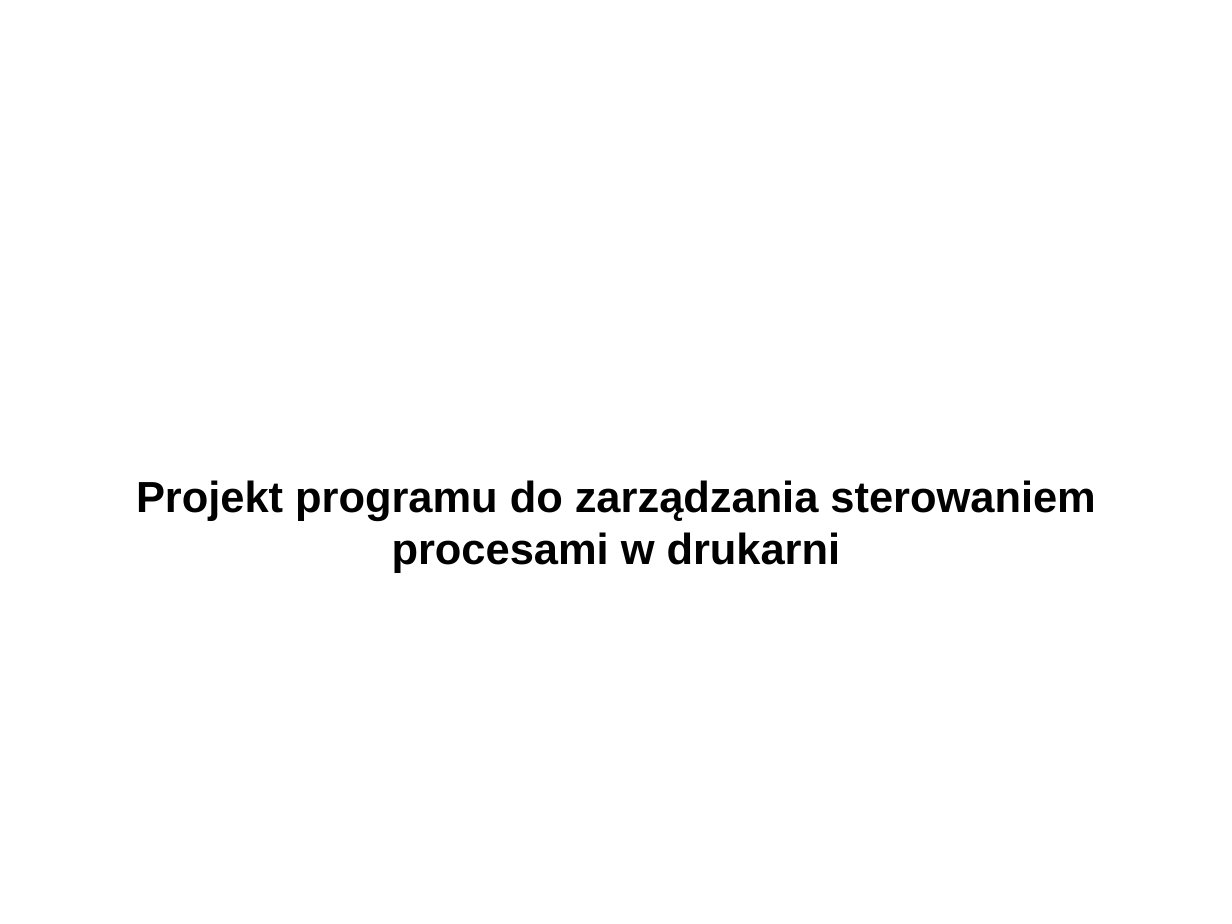
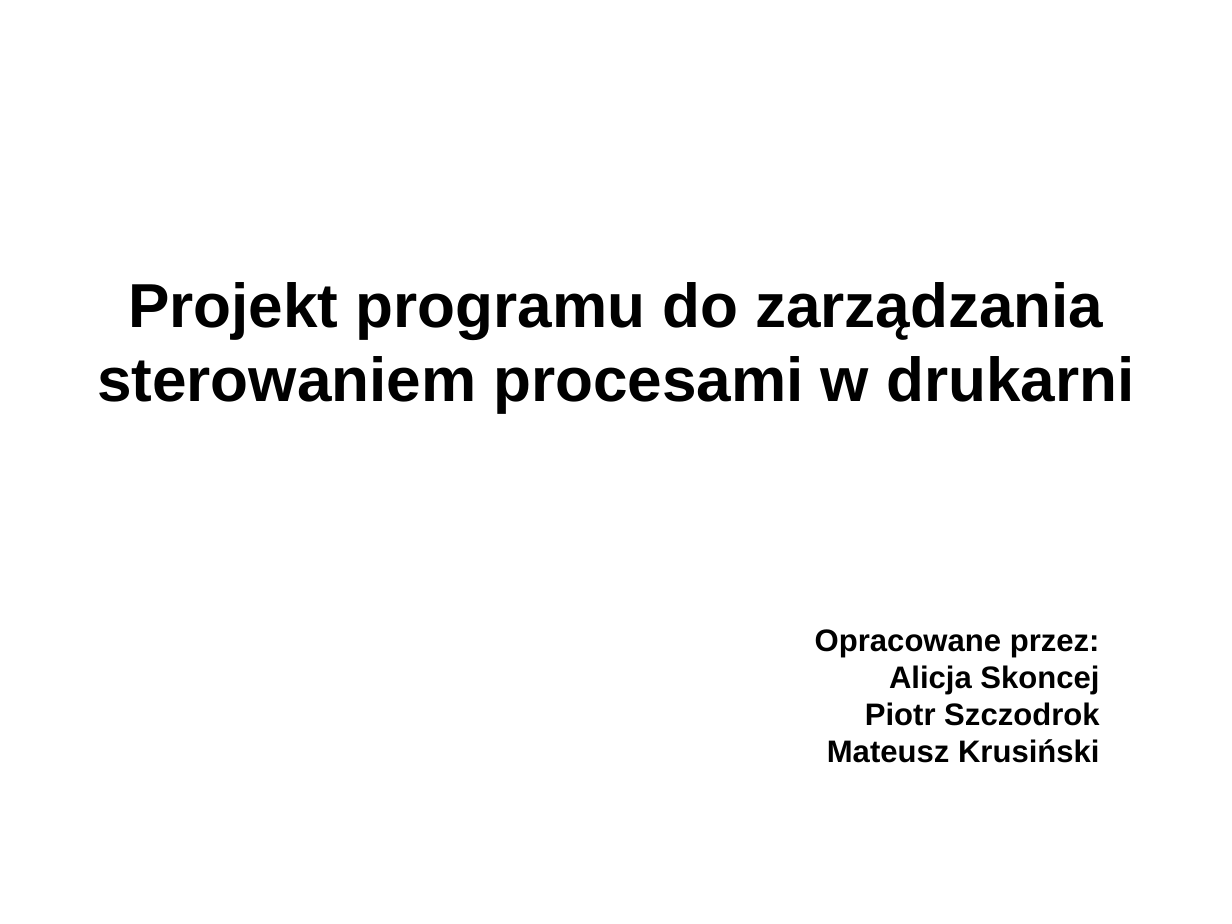
Before and after one commit to ZUTIO/IO, a slide deck: slide 1 of IO - prezentacja.odp. Drawn at 1232x924 pixels with LibreOffice and Linux fonts; fonts in the diff are those of the drawing. Boxes give left, top, right and bottom in pixels: in the first picture for what was removed or moved away, otherwise in the second. Text is boxed around its words. In the diff, an @@ line names an element or a change of style, - is before the commit and + after.

```diff
--- a/IO - prezentacja.odp
+++ b/IO - prezentacja.odp
@@ title "Projekt programu do zarządzania sterowaniem ...": place and size @@
-title "Projekt programu do zarządzania sterowaniem ..." at [136, 480, 1095, 573]
+title "Projekt programu do zarządzania sterowaniem ..." at [97, 282, 1134, 413]
@@ title "Projekt programu do zarządzania sterowaniem ..." at [97, 282, 1134, 413]: size 28 to 40 pt @@
@@ subtitle added at [815, 629, 1100, 763], 20 pt, text #000000, bold @@
+Opracowane przez:
+Alicja Skoncej
+Piotr Szczodrok
+Mateusz Krusiński
```
Also in this commit, not shown: 2 other files.
